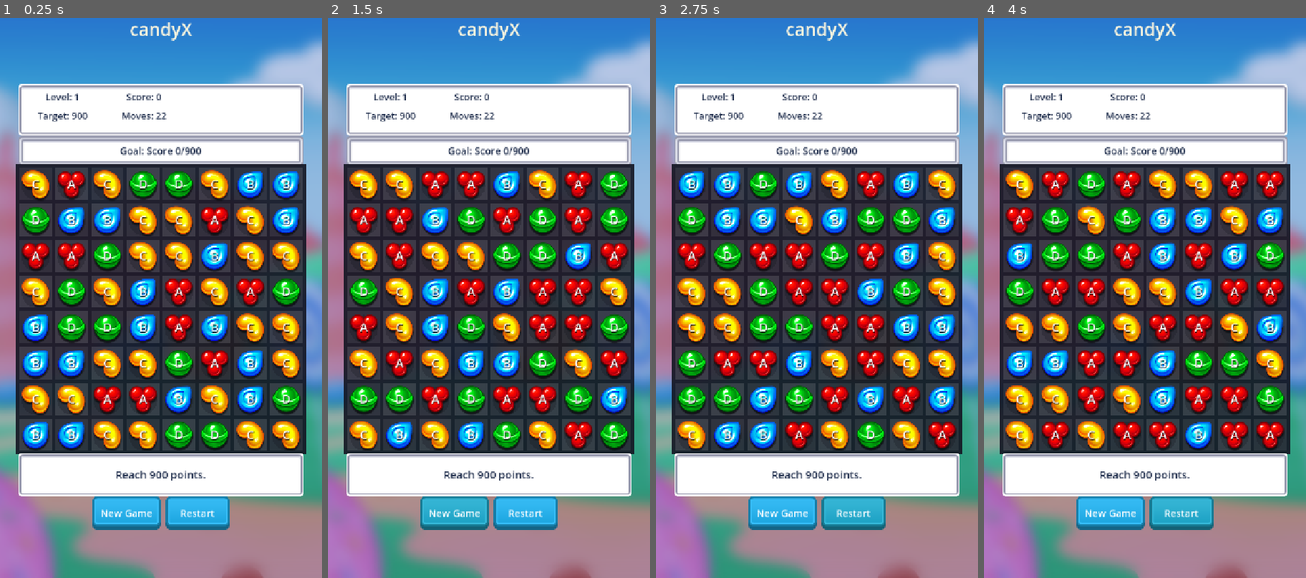
Above: before the commit, frames 1-4 (left to right).
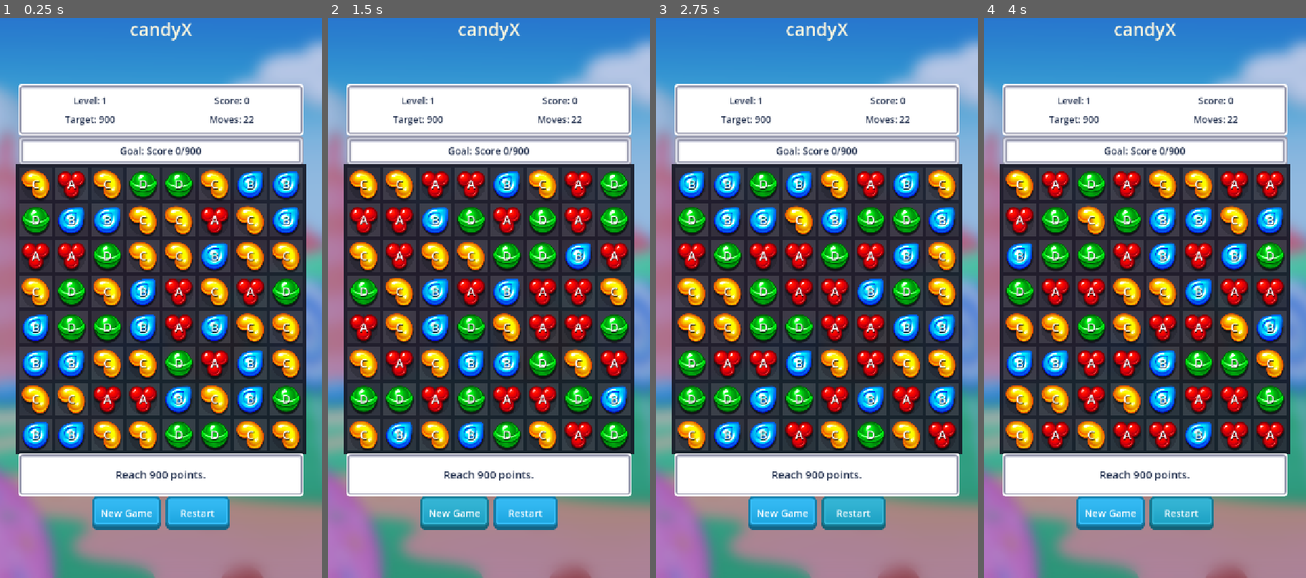
Above: after the commit, the same moments.

Repository: thokem74/candyX
Game: Godot game, scene res://scenes/main.tscn
The game is run twice, just before and just after one commit, with the same random seed, the same clock (stepped at 60 frames per second) and the same inputs.
Inputs:
- Up to frame 1 (0.25 s): no input
- Up to frame 2 (1.5 s): click "New Game" at 0.5 s; click "New Game" at 1.25 s
- Up to frame 3 (2.75 s): click "Restart" at 2 s
- Up to frame 4 (4 s): click "Restart" at 2.75 s; click "Restart" at 3.5 s

The runs differ from the first frame. In frame 1, 0.7% of the frame differs, in the area x 11-79%, y 13-20%; in frame 2, 0.7%; in frame 3, 0.7%; in frame 4, 0.7%.

Commit message:
top display fixed

Diff:
--- a/scripts/main.gd
+++ b/scripts/main.gd
@@ -82,20 +82,31 @@
 	var info_panel := _make_texture_panel(UI_DISPLAY_TEXTURE, Vector2(0, 116))
 	_play_stack.add_child(info_panel)
 
-	var info_grid := GridContainer.new()
-	info_grid.columns = 2
-	info_grid.add_theme_constant_override("h_separation", 18)
-	info_grid.add_theme_constant_override("v_separation", 8)
-	info_panel.add_child(info_grid)
+	var info_columns := HBoxContainer.new()
+	info_columns.alignment = BoxContainer.ALIGNMENT_CENTER
+	info_columns.add_theme_constant_override("separation", 14)
+	info_columns.size_flags_horizontal = Control.SIZE_EXPAND_FILL
+	info_columns.size_flags_vertical = Control.SIZE_EXPAND_FILL
+	info_panel.add_child(info_columns)
+
+	var left_stats := _make_stat_column()
+	var right_stats := _make_stat_column()
+	var info_divider := ColorRect.new()
+	info_divider.color = Color(0.42, 0.46, 0.58, 0.35)
+	info_divider.custom_minimum_size = Vector2(2, 64)
+	info_divider.size_flags_vertical = Control.SIZE_SHRINK_CENTER
 
 	_level_label = _make_stat_label()
 	_score_label = _make_stat_label()
 	_target_label = _make_stat_label()
 	_moves_label = _make_stat_label()
-	info_grid.add_child(_level_label)
-	info_grid.add_child(_score_label)
-	info_grid.add_child(_target_label)
-	info_grid.add_child(_moves_label)
+	left_stats.add_child(_level_label)
+	left_stats.add_child(_target_label)
+	right_stats.add_child(_score_label)
+	right_stats.add_child(_moves_label)
+	info_columns.add_child(left_stats)
+	info_columns.add_child(info_divider)
+	info_columns.add_child(right_stats)
 
 	var goal_panel := _make_texture_panel(UI_DISPLAY_OUTLINE_TEXTURE, Vector2(0, 68))
 	_play_stack.add_child(goal_panel)
@@ -220,9 +231,19 @@
 	button.add_theme_constant_override("shadow_offset_x", 0)
 	button.add_theme_constant_override("shadow_offset_y", 2)
 
+func _make_stat_column() -> VBoxContainer:
+	var column := VBoxContainer.new()
+	column.alignment = BoxContainer.ALIGNMENT_CENTER
+	column.add_theme_constant_override("separation", 8)
+	column.size_flags_horizontal = Control.SIZE_EXPAND_FILL
+	column.size_flags_vertical = Control.SIZE_EXPAND_FILL
+	return column
+
 func _make_stat_label() -> Label:
 	var label := Label.new()
 	label.horizontal_alignment = HORIZONTAL_ALIGNMENT_CENTER
+	label.vertical_alignment = VERTICAL_ALIGNMENT_CENTER
+	label.size_flags_horizontal = Control.SIZE_EXPAND_FILL
 	label.add_theme_font_size_override("font_size", 21)
 	label.add_theme_color_override("font_color", UI_TEXT_COLOR)
 	label.add_theme_color_override("font_shadow_color", Color(1, 1, 1, 0.55))
